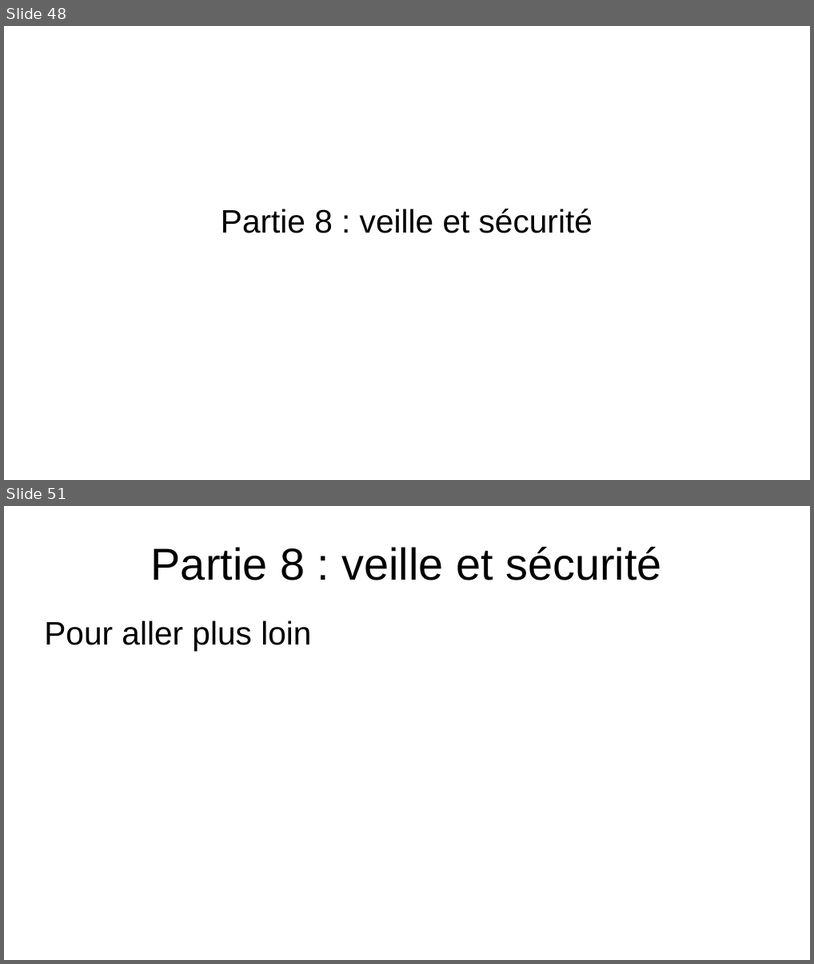
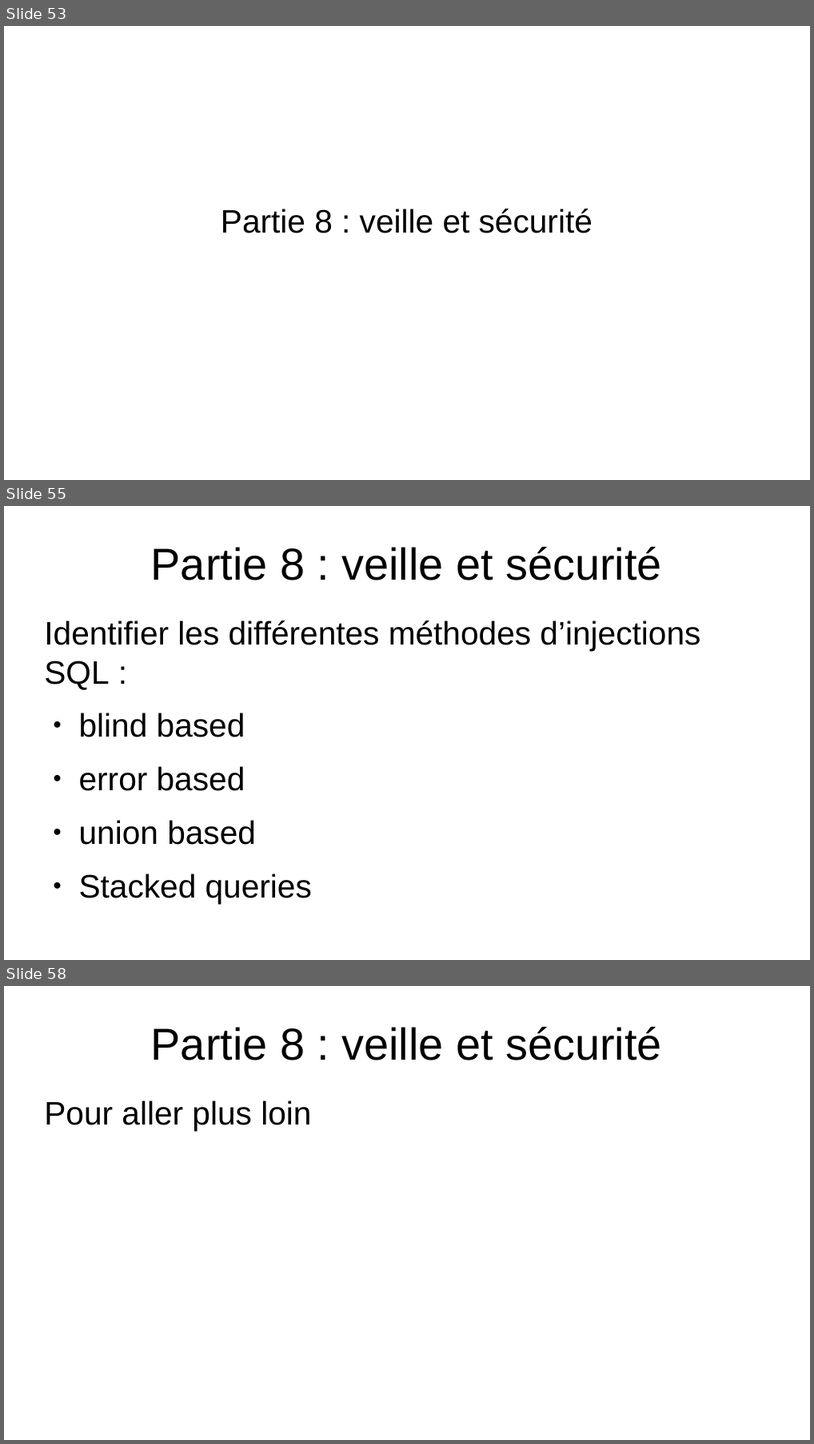
Before and after one commit to EmmaBroudic/Projet-Nooky, a slide deck: doc/Nooky.odp. Shown one above the other, each under a label of ours: slides 48 and 51 before the commit, slides 53, 55 and 58 after it; the slides between them are not shown. The pictures are 814x964 and 814x1444 pixels, drawn with LibreOffice and Linux fonts; fonts in the diff are those of the drawing. Boxes give left, top, right and bottom in pixels: in the first picture for what was removed or moved away, otherwise in the second. Text is boxed around its words. In the diff, an @@ line names an element or a change of style, - is before the commit and + after.

```diff
--- a/doc/Nooky.odp
+++ b/doc/Nooky.odp
@@ slide 55 added at [4,506,810,960], background #FFFFFF @@
@@ title added at [151,547,662,580], 44 pt, text #000000 @@
+Partie 8 : veille et sécurité
@@ text added at [44,620,701,903], 32 pt, text #000000 @@
+Identifier les différentes méthodes d’injections SQL :
+● blind based
+● error based
+● union based
+● Stacked queries
@@ what was slide 48 is now slide 53 @@
@@ what was slide 51 is now slide 58 @@
```
Also in this commit, not shown: 6 slides changed, 8 other slides added, 1 slide removed, 7 other files.
